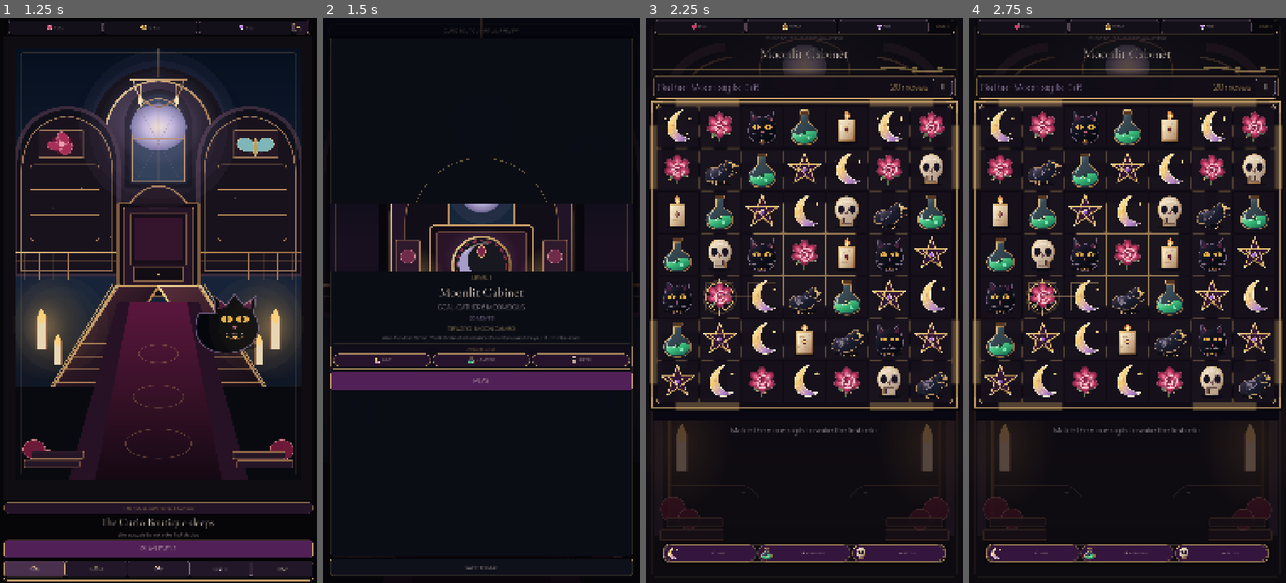
Above: before the commit, frames 1-4 (left to right).
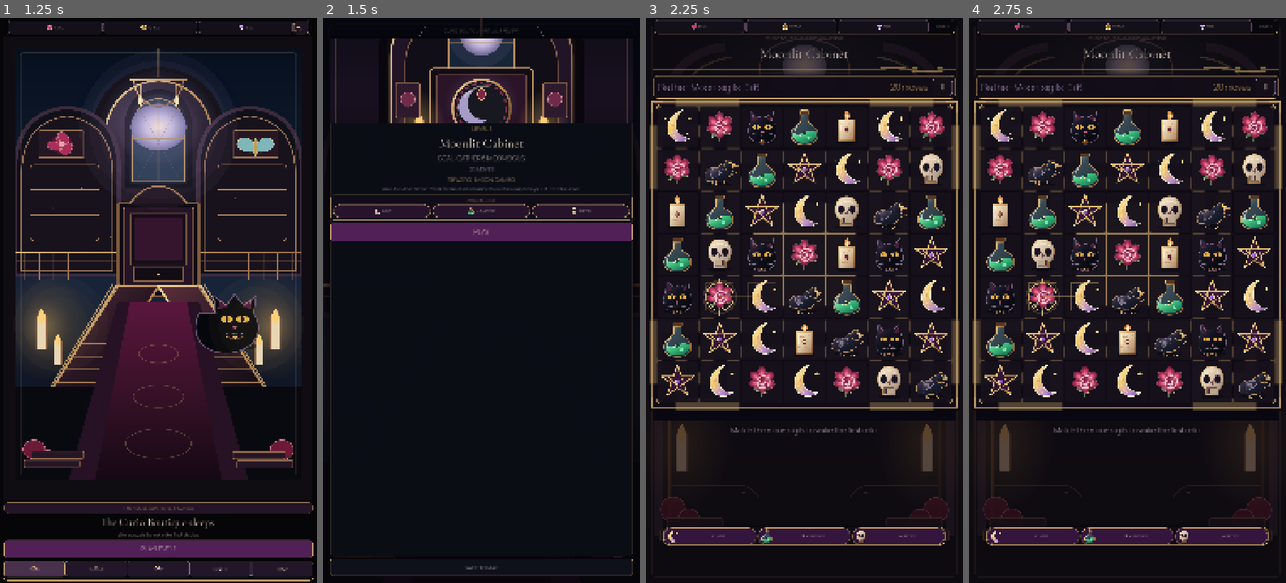
Above: after the commit, the same moments.

Repository: Jay-prodesign/akilta-match3
Game: Godot game, scene res://src/app/app_bootstrap.tscn
Two runs of this game, one before a commit and one after it. Both use one fixed random seed, a clock stepped at 60 frames per second and the inputs below.
Inputs:
- Up to frame 1 (1.25 s): click "ENTER THE HOUSE" at 0.5 s
- Up to frame 2 (1.5 s): click "PLAY LEVEL 1" at 1.25 s
- Up to frame 3 (2.25 s): click "PLAY" at 2 s
- Up to frame 4 (2.75 s): no input

Frame 1 is identical in both runs. In frame 2, 19% of the frame differs, in the area x 2-98%, y 1-66%; in frame 3, 5.2%; in frame 4, 5.2%.

Commit message:
Tighten reference-slice composition and restoration flow

Diff:
--- a/src/ui/gameplay/gameplay_screen.gd
+++ b/src/ui/gameplay/gameplay_screen.gd
@@ -706,8 +706,8 @@
 	panel.anchor_right = 0.945
 	panel.anchor_top = 1.0
 	panel.anchor_bottom = 1.0
-	panel.offset_top = -132.0
-	panel.offset_bottom = -70.0
+	panel.offset_top = -190.0
+	panel.offset_bottom = -128.0
 	panel.z_index = 18
 	var shell := StyleBoxFlat.new()
 	shell.bg_color = Color("#100B16", 0.985)
--- a/src/ui/home/house_home.gd
+++ b/src/ui/home/house_home.gd
@@ -195,6 +195,7 @@
 	overlay.add_child(panel)
 
 	var ceremony := VBoxContainer.new()
+	ceremony.name = "CeremonyContent"
 	ceremony.add_theme_constant_override("separation", 7)
 	panel.add_child(ceremony)
 	var section := Label.new()
@@ -207,6 +208,7 @@
 	divider.modulate = Color("#D5AD70", 0.45)
 	ceremony.add_child(divider)
 	var row := HBoxContainer.new()
+	row.name = "CeremonyRow"
 	row.add_theme_constant_override("separation", 14)
 	ceremony.add_child(row)
 
@@ -219,6 +221,7 @@
 	row.add_child(art)
 
 	var copy := VBoxContainer.new()
+	copy.name = "Copy"
 	copy.size_flags_horizontal = Control.SIZE_EXPAND_FILL
 	copy.add_theme_constant_override("separation", 5)
 	row.add_child(copy)
@@ -243,6 +246,7 @@
 	copy.add_child(body)
 
 	var button := Button.new()
+	button.name = "Continue"
 	button.text = "CONTINUE"
 	button.custom_minimum_size = Vector2(0, 50)
 	button.add_theme_font_size_override("font_size", 18)
--- a/src/ui/prestart/level_prestart.tscn
+++ b/src/ui/prestart/level_prestart.tscn
@@ -4,7 +4,7 @@
 [ext_resource type="Script" path="res://src/ui/shared/moon_cameo_ritual_view.gd" id="2_cameo"]
 
 [sub_resource type="StyleBoxFlat" id="Card"]
-bg_color = Color(0.027, 0.020, 0.035, 0.97)
+bg_color = Color(0.027, 0.020, 0.035, 0.945)
 border_width_left = 2
 border_width_top = 2
 border_width_right = 2
@@ -87,7 +87,7 @@
 vertical_alignment = 1
 
 [node name="Card" type="PanelContainer" parent="Layout"]
-custom_minimum_size = Vector2(0, 720)
+custom_minimum_size = Vector2(0, 760)
 layout_mode = 2
 size_flags_vertical = 3
 theme_override_styles/panel = SubResource("Card")
@@ -95,10 +95,10 @@
 [node name="Content" type="VBoxContainer" parent="Layout/Card"]
 layout_mode = 2
 theme_override_constants/separation = 8
-alignment = 1
+alignment = 0
 
 [node name="RitualArt" type="Control" parent="Layout/Card/Content"]
-custom_minimum_size = Vector2(0, 230)
+custom_minimum_size = Vector2(0, 286)
 layout_mode = 2
 mouse_filter = 2
 script = ExtResource("2_cameo")
--- a/tests/integration/test_first_player_journey.gd
+++ b/tests/integration/test_first_player_journey.gd
@@ -58,6 +58,7 @@
 	_expect(str(app.current_route_name()) == "gameplay", "prestart must enter gameplay")
 	var gameplay = app.current_screen()
 	_expect(str(gameplay.current_level_id) == "ch01_level_001", "gameplay must load canonical Level 1")
+	_expect(gameplay.get_node_or_null("ProductNavigation") == null and gameplay.get_node_or_null("BottomNavigation") == null, "gameplay must remain a focused play surface without meta bottom navigation")
 	_expect(gameplay.show_pause(), "Level 1 must expose a safe pause state")
 	_expect(gameplay.pause_overlay.visible, "pause overlay must become visible")
 	_expect(str(app.current_route_name()) == "gameplay", "pause must not change the product route")
@@ -101,8 +102,13 @@
 
 	var restoration_overlay: Control = awakened_house.get_node_or_null("RestorationOverlay") as Control
 	_expect(restoration_overlay != null, "first-time Level 1 win must enter the same-camera House restoration state")
+	var restoration_continue: Button = awakened_house.get_node_or_null("RestorationOverlay/CeremonyCard/CeremonyContent/CeremonyRow/Copy/Continue") as Button
+	_expect(restoration_continue != null, "House restoration must expose a focused Continue CTA")
+	if restoration_continue != null:
+		restoration_continue.emit_signal("pressed")
+	await process_frame
 	var house_curios_nav: Button = awakened_house.get_node_or_null("ProductNavigation/Scroll/Items/NavCurios") as Button
-	_expect(house_curios_nav != null, "House global navigation must expose Curios")
+	_expect(house_curios_nav != null and house_curios_nav.visible, "House navigation must return after restoration completes")
 	if house_curios_nav != null:
 		house_curios_nav.emit_signal("pressed")
 	await process_frame
